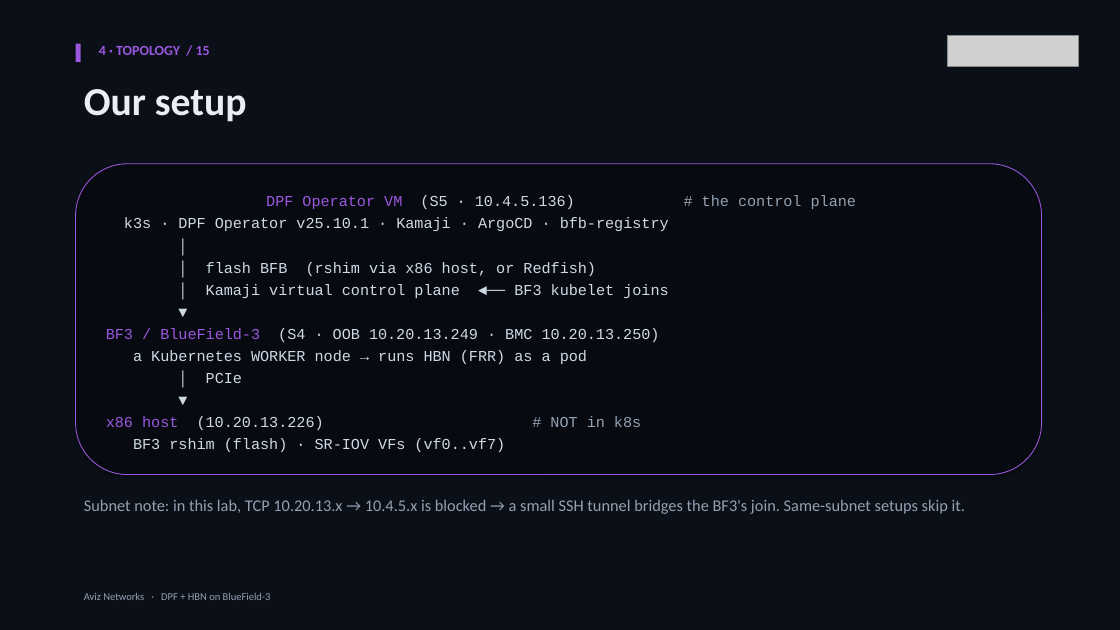
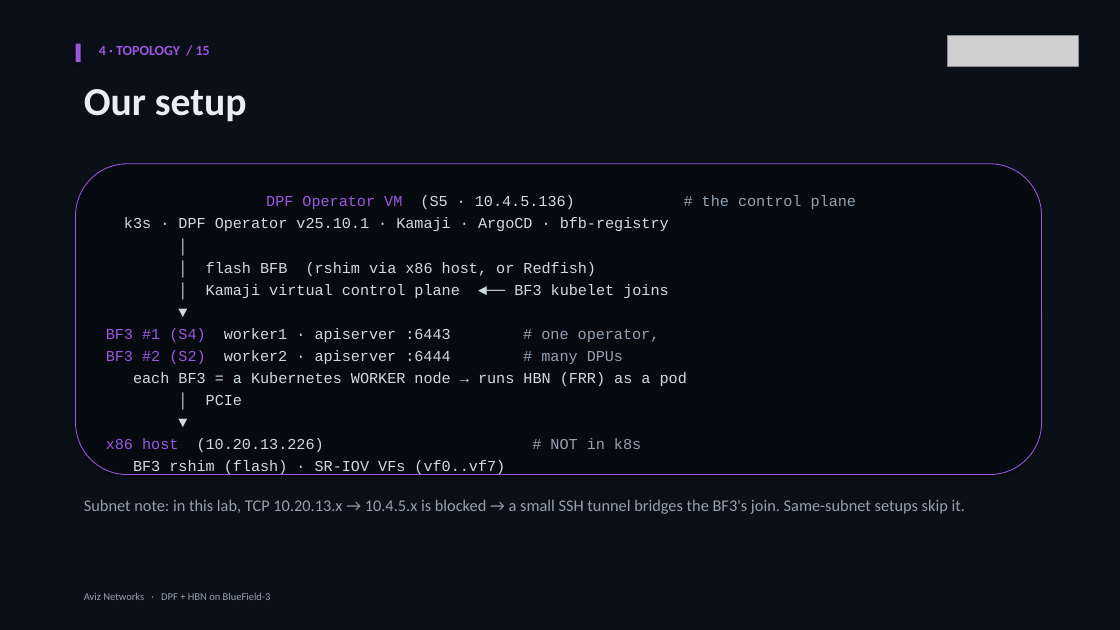
Before and after one commit to AvizNetworks/dno_poc, a slide deck: slide 5 of hbn_latest/dpf/docs/dpf-hbn-deck-aviz.pptx. Drawn at 1120x630 pixels with LibreOffice and Linux fonts; fonts in the diff are those of the drawing; grey boxes stand for pictures. Boxes give left, top, right and bottom in pixels: in the first picture for what was removed or moved away, otherwise in the second. Text is boxed around its words. In the diff, an @@ line names an element or a change of style, - is before the commit and + after.

```diff
--- a/hbn_latest/dpf/docs/dpf-hbn-deck-aviz.pptx
+++ b/hbn_latest/dpf/docs/dpf-hbn-deck-aviz.pptx
@@ text in rounded rectangle at (106,328,687,386): text changed @@
-BF3 / BlueField-3 (S4 · OOB 10.20.13.249 · BMC 10.20.13.250)
-a Kubernetes WORKER node → runs HBN (FRR) as a pod
+BF3 #1 (S4) worker1 · apiserver :6443 # one operator,
+BF3 #2 (S2) worker2 · apiserver :6444 # many DPUs
+each BF3 = a Kubernetes WORKER node → runs HBN (FRR) as a pod
```
Also in this commit, not shown: 4 other slides changed, 4 other files.
